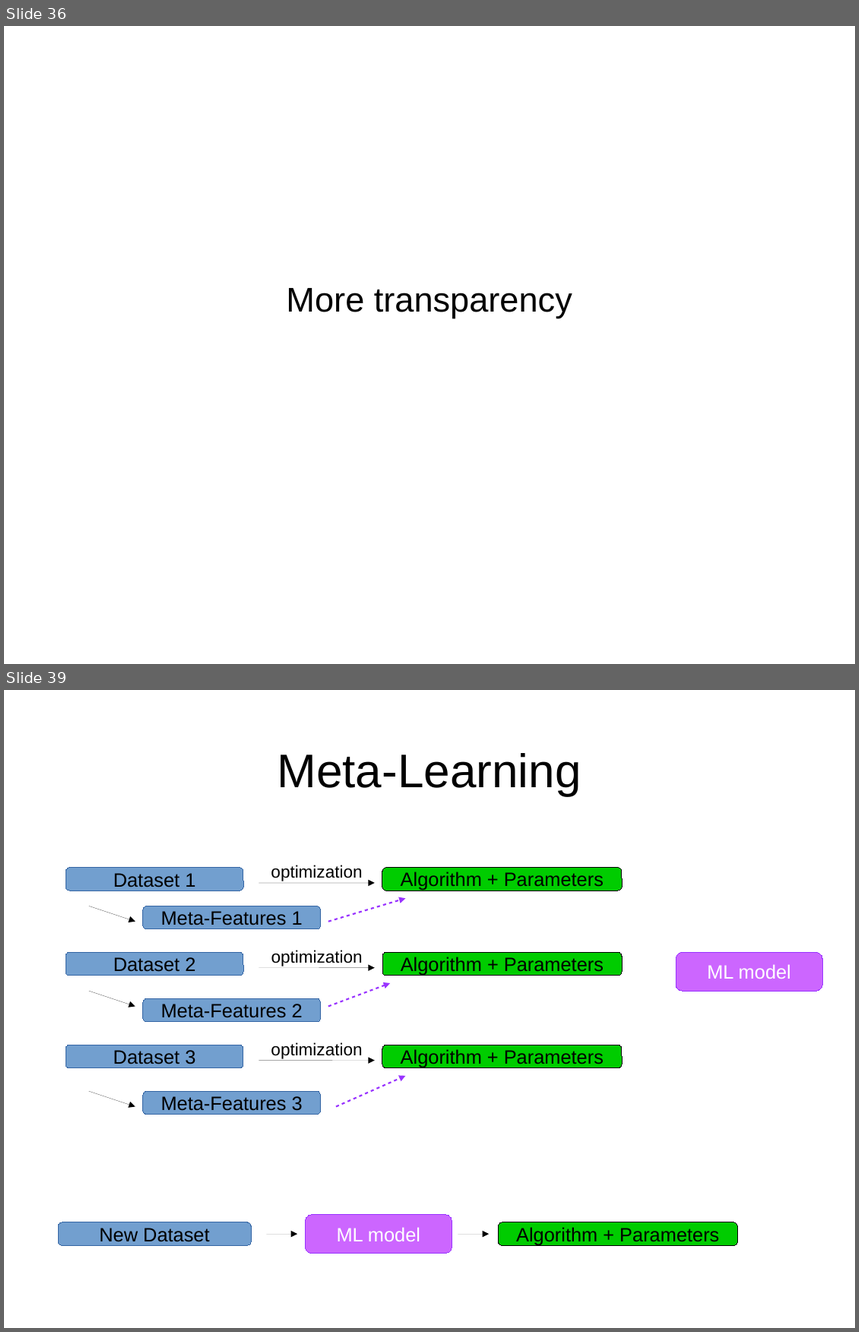
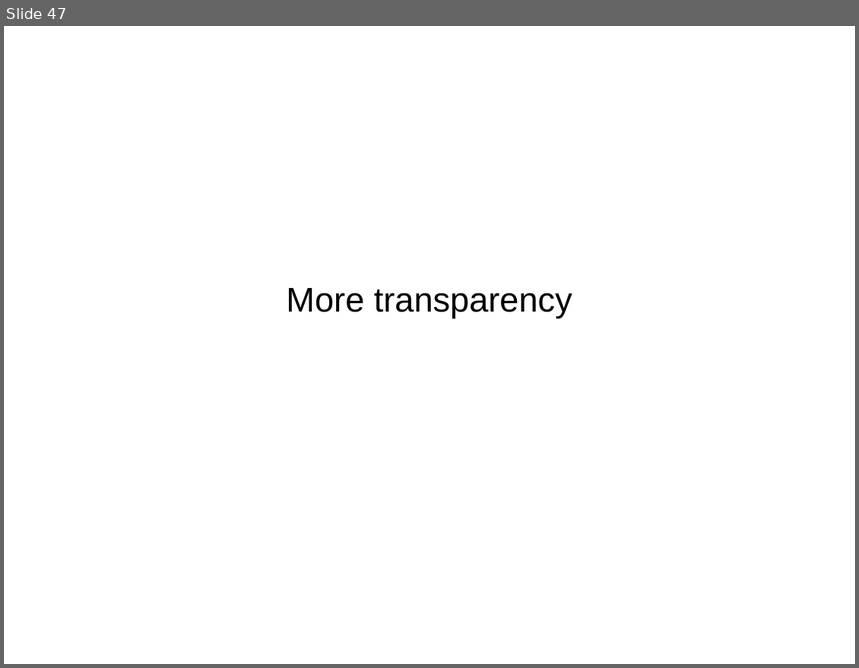
Before and after one commit to amueller/talks_odt, a slide deck: pycon_india_keynote.odp. Shown one above the other, each under a label of ours: slides 36 and 39 before the commit, slide 47 after it; the slides between them are not shown. The pictures are 859x1332 and 859x668 pixels, drawn with LibreOffice and Linux fonts; fonts in the diff are those of the drawing. Boxes give left, top, right and bottom in pixels: in the first picture for what was removed or moved away, otherwise in the second. Text is boxed around its words. In the diff, an @@ line names an element or a change of style, - is before the commit and + after.

```diff
--- a/pycon_india_keynote.odp
+++ b/pycon_india_keynote.odp
@@ slide 39 removed at (x1=4, y1=690, x2=855, y2=1328), background #FFFFFF @@
@@ title removed at (x1=278, y1=753, x2=582, y2=796) @@
-Meta-Learning
@@ rounded rectangle removed at (x1=66, y1=868, x2=243, y2=891) @@
-Dataset 1
@@ rounded rectangle removed at (x1=382, y1=868, x2=622, y2=891) @@
-Algorithm + Parameters
@@ line removed at (x1=259, y1=883, x2=375, y2=883) @@
-optimization
@@ arrow removed from (89, 907) to (135, 922) @@
@@ rounded rectangle removed at (x1=143, y1=907, x2=321, y2=929) @@
-Meta-Features 1
@@ arrow removed from (329, 922) to (405, 898) @@
@@ rounded rectangle removed at (x1=66, y1=953, x2=243, y2=976) @@
-Dataset 2
@@ rounded rectangle removed at (x1=382, y1=953, x2=622, y2=976) @@
-Algorithm + Parameters
@@ rounded rectangle removed at (x1=676, y1=953, x2=823, y2=991) @@
-ML model
@@ line removed at (x1=259, y1=968, x2=375, y2=968) @@
-optimization
@@ arrow removed from (329, 1007) to (390, 983) @@
@@ arrow removed from (89, 991) to (135, 1007) @@
@@ rounded rectangle removed at (x1=143, y1=999, x2=321, y2=1022) @@
-Meta-Features 2
@@ rounded rectangle removed at (x1=66, y1=1046, x2=243, y2=1068) @@
-Dataset 3
@@ rounded rectangle removed at (x1=382, y1=1046, x2=622, y2=1068) @@
-Algorithm + Parameters
@@ line removed at (x1=259, y1=1061, x2=375, y2=1061) @@
-optimization
@@ arrow removed from (336, 1107) to (405, 1076) @@
@@ arrow removed from (89, 1091) to (135, 1107) @@
@@ rounded rectangle removed at (x1=143, y1=1091, x2=321, y2=1115) @@
-Meta-Features 3
@@ rounded rectangle removed at (x1=58, y1=1223, x2=251, y2=1246) @@
-New Dataset
@@ arrow removed from (267, 1235) to (297, 1235) @@
@@ rounded rectangle removed at (x1=305, y1=1215, x2=452, y2=1254) @@
-ML model
@@ arrow removed from (458, 1235) to (489, 1235) @@
@@ rounded rectangle removed at (x1=498, y1=1223, x2=738, y2=1246) @@
-Algorithm + Parameters
@@ what was slide 36 is now slide 47 @@
```
Also in this commit, not shown: 5 slides changed, 17 slides added, 9 other slides removed.
